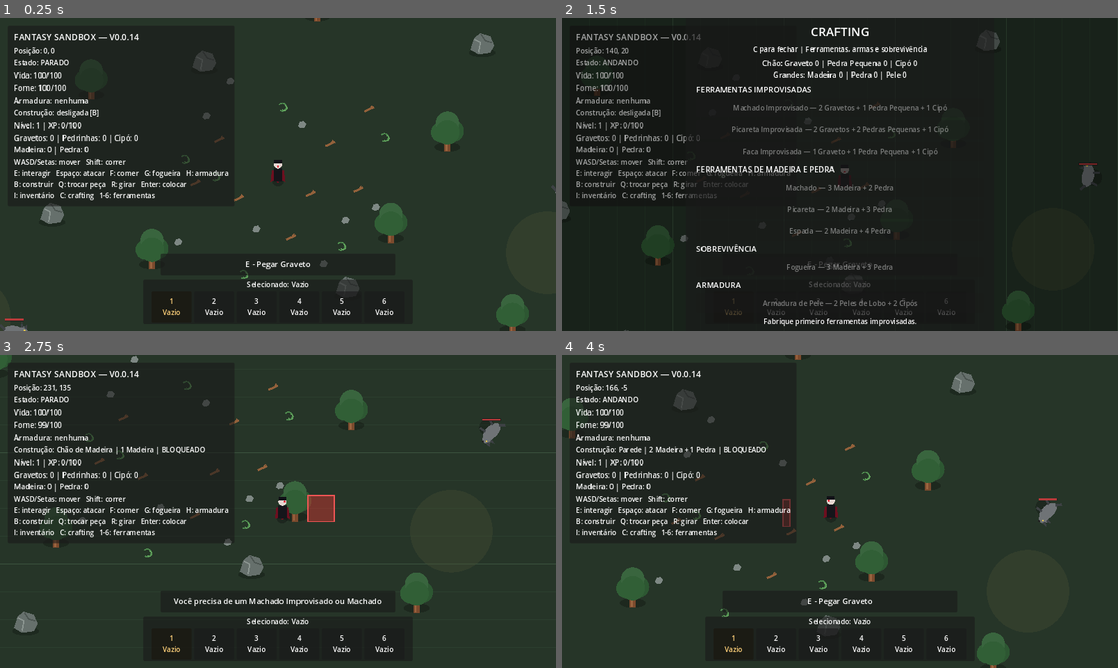
Above: before the commit, frames 1-4 (two rows, left to right).
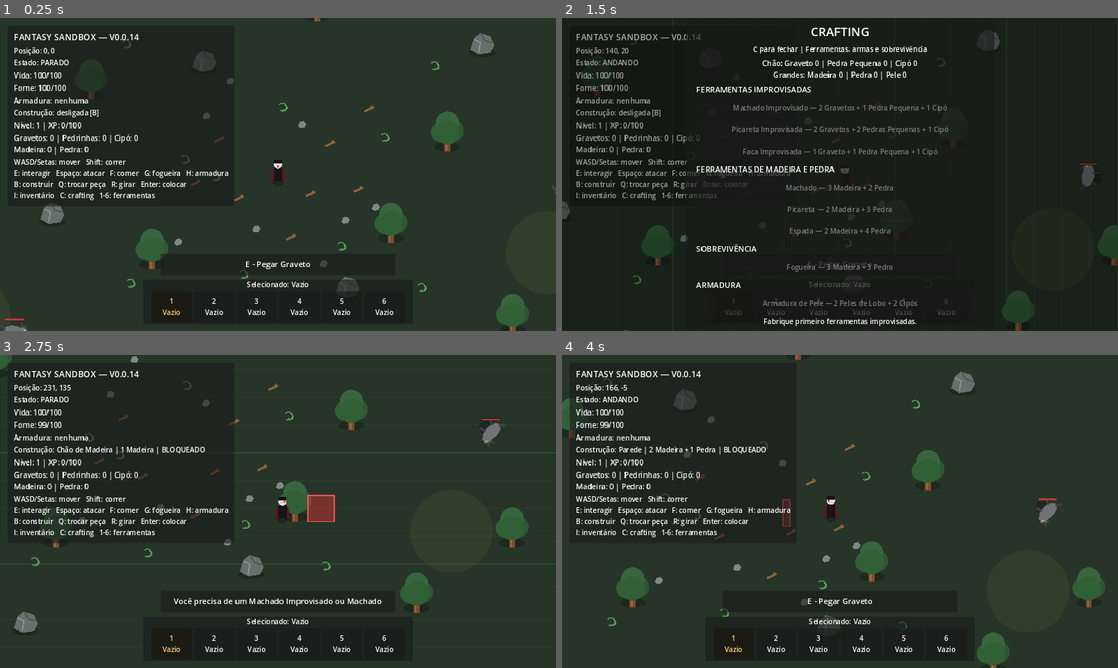
Above: after the commit, the same moments.

Repository: janduyankiingles-ops/Fantasy-Sandbox
Game: Godot game, scene res://scenes/main.tscn
Same seed, same stepped clock (60 frames per second), same inputs: the game is played once before the commit and once after it.
Inputs:
- Up to frame 1 (0.25 s): no input
- Up to frame 2 (1.5 s): tap Enter at 0.5 s; hold D 0.53-1.28 s; tap I at 0.6 s; tap Space at 0.77 s; hold S from 1.28 s (still down); tap C at 1.35 s
- Up to frame 3 (2.75 s): tap Space at 1.52 s; release S at 2.03 s; hold D from 2.03 s (still down); tap B at 2.1 s
- Up to frame 4 (4 s): release D at 2.78 s; hold W 2.78-3.53 s; tap Q at 2.85 s; tap Space at 3.02, 3.77 s; hold A from 3.53 s (still down); tap R at 3.6 s

The runs differ from the first frame. In frame 1, less than 0.1% of the frame differs, in the area x 22-79%, y 6-88%; in frame 2, 0.3%; in frame 3, 0.5%; in frame 4, 0.5%, in the area x 7-98%, y 7-88%.

Commit message:
v0.0.15: add resource buffer for full-loop progression

Diff:
--- a/scripts/world.gd
+++ b/scripts/world.gd
@@ -13,11 +13,15 @@
 	{"type": "tree", "pos": Vector2(-430, -210)},
 	{"type": "tree", "pos": Vector2(90, -390)},
 	{"type": "tree", "pos": Vector2(540, 330)},
+	{"type": "tree", "pos": Vector2(760, 180)},
+	{"type": "tree", "pos": Vector2(-760, -120)},
 	{"type": "rock", "pos": Vector2(160, 260)},
 	{"type": "rock", "pos": Vector2(-170, -260)},
 	{"type": "rock", "pos": Vector2(470, -300)},
 	{"type": "rock", "pos": Vector2(-520, 90)},
 	{"type": "rock", "pos": Vector2(-360, 390)},
+	{"type": "rock", "pos": Vector2(690, -470)},
+	{"type": "rock", "pos": Vector2(-720, 500)},
 
 	# Kit inicial espalhado no chão
 	{"type": "stick", "pos": Vector2(75, 45)},
@@ -43,7 +47,11 @@
 	{"type": "vine", "pos": Vector2(145, 165)},
 	{"type": "vine", "pos": Vector2(-215, -35)},
 	{"type": "vine", "pos": Vector2(245, -85)},
-	{"type": "vine", "pos": Vector2(-80, 230)}
+	{"type": "vine", "pos": Vector2(-80, 230)},
+	{"type": "vine", "pos": Vector2(330, 260)},
+	{"type": "vine", "pos": Vector2(-340, 250)},
+	{"type": "vine", "pos": Vector2(360, -250)},
+	{"type": "vine", "pos": Vector2(-350, -300)}
 ]
 
 func _ready() -> void:
